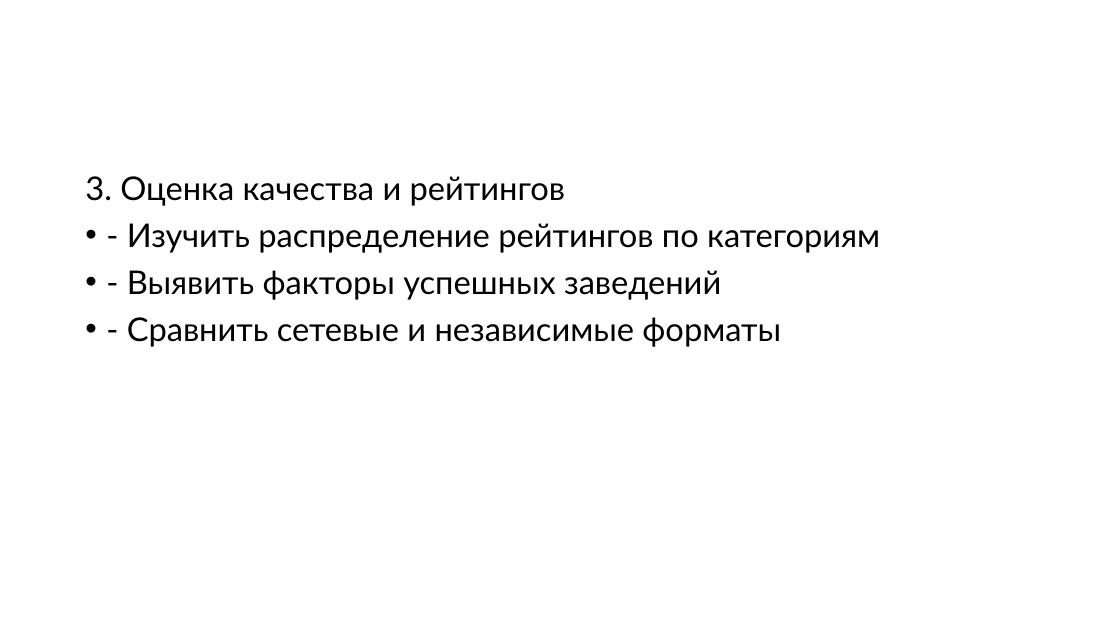
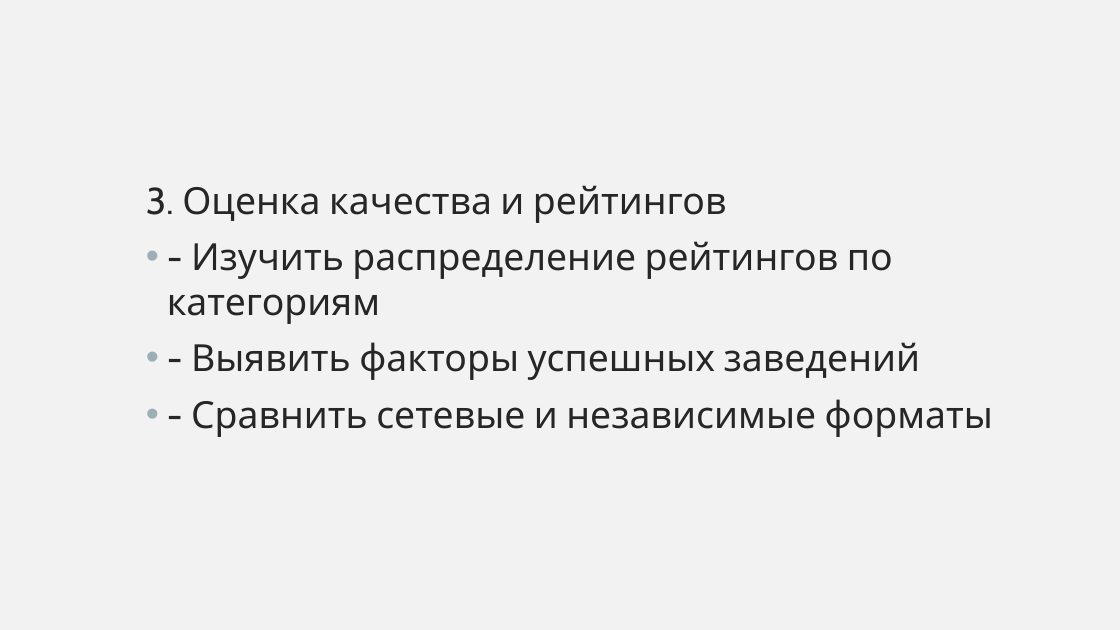
Before and after one commit to PHILIPP111007/masters_degree_Roshchin_M25-555, a slide deck: slide 7 of BI/moscow_places/moscow_places_hw.pptx. Drawn at 1120x630 pixels with LibreOffice and Linux fonts; fonts in the diff are those of the drawing. Boxes give left, top, right and bottom in pixels: in the first picture for what was removed or moved away, otherwise in the second. Text is boxed around its words. In the diff, an @@ line names an element or a change of style, - is before the commit and + after.

```diff
--- a/BI/moscow_places/moscow_places_hw.pptx
+++ b/BI/moscow_places/moscow_places_hw.pptx
@@ background #FFFFFF to #F2F2F2 @@
@@ text "3. Оценка качества и рейтингов" moved from (x1=85, y1=176, x2=880, y2=347) to (x1=146, y1=185, x2=993, y2=437) @@
@@ text "3. Оценка качества и рейтингов" at (x1=146, y1=185, x2=993, y2=437): size 28 to 32 pt, font Lato to Cabin, text colour #000000 to #262626; line spacing 0.9 to 1 @@
```
Also in this commit, not shown: 23 other slides changed, 1 other file.
